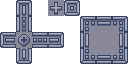
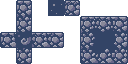
Before/after of a 128 x 64 layered artwork. What changed in the layer stack:
added layer "Layer 26" above "Sprite 1 copy" over [1, 0, 127, 63]
hid "Sprite 1 copy" over [1, 0, 127, 63]
